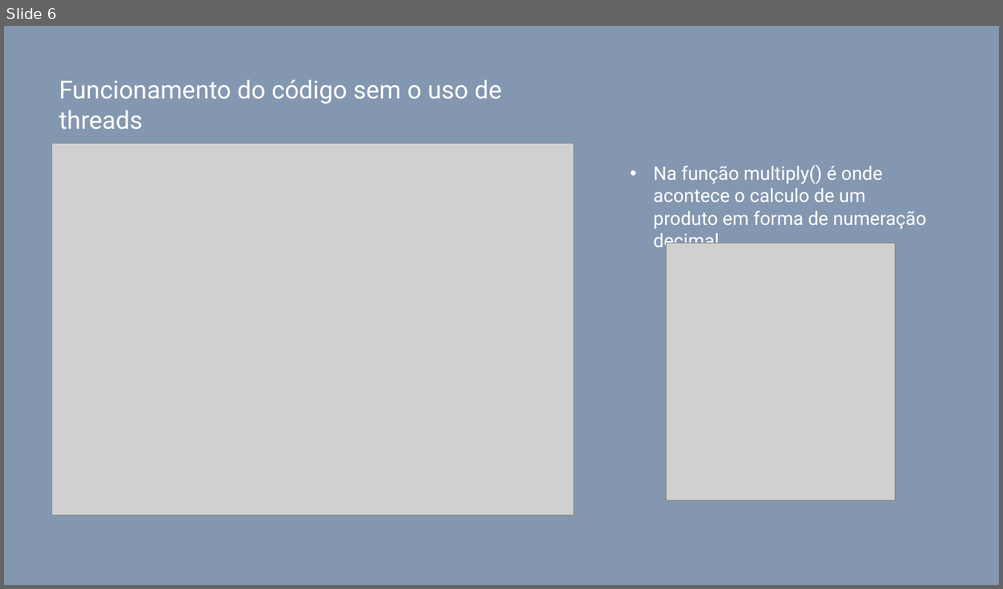
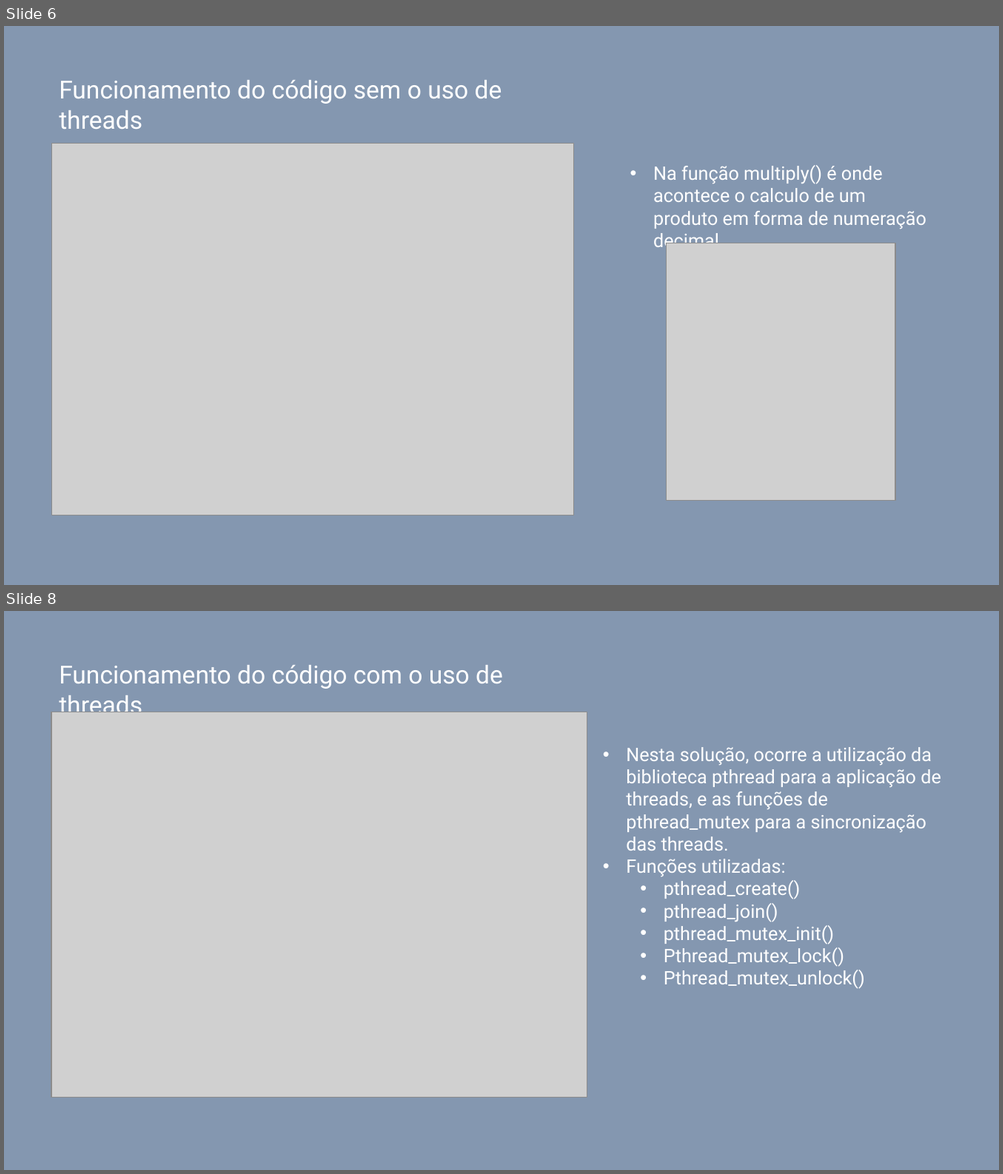
Before and after one commit to llBessa/LucasRafael_ws_OS_RR_2021, a slide deck: Apresentação/Fatorial.pptx. Shown one above the other, each under a label of ours: slide 6 before the commit, slides 6 and 8 after it; the slides between them are not shown. The pictures are 1003x589 and 1003x1174 pixels, drawn with LibreOffice and Linux fonts; fonts in the diff are those of the drawing; grey boxes stand for pictures. Boxes give left, top, right and bottom in pixels: in the first picture for what was removed or moved away, otherwise in the second. Text is boxed around its words. In the diff, an @@ line names an element or a change of style, - is before the commit and + after.

```diff
--- a/Apresentação/Fatorial.pptx
+++ b/Apresentação/Fatorial.pptx
@@ slide 8 added at bbox=[4, 611, 999, 1170], background #8497B0 @@
@@ text added at bbox=[59, 665, 503, 720], 24 pt, text #FFFFFF @@
+Funcionamento do código com o uso de threads
@@ picture added at bbox=[52, 712, 587, 1098] @@
@@ text added at bbox=[626, 747, 941, 989], 18 pt, text #FFFFFF @@
+• Nesta solução, ocorre a utilização da biblioteca pthread para a aplicação de threads, e as funções de pthread_mutex para a sincronização das threads.
+• Funções utilizadas:
+  • pthread_create()
+  • pthread_join()
+  • pthread_mutex_init()
+  • Pthread_mutex_lock()
+  • Pthread_mutex_unlock()
```
Also in this commit, not shown: 2 slides changed, 4 other slides added, 1 slide removed, 1 other file.
